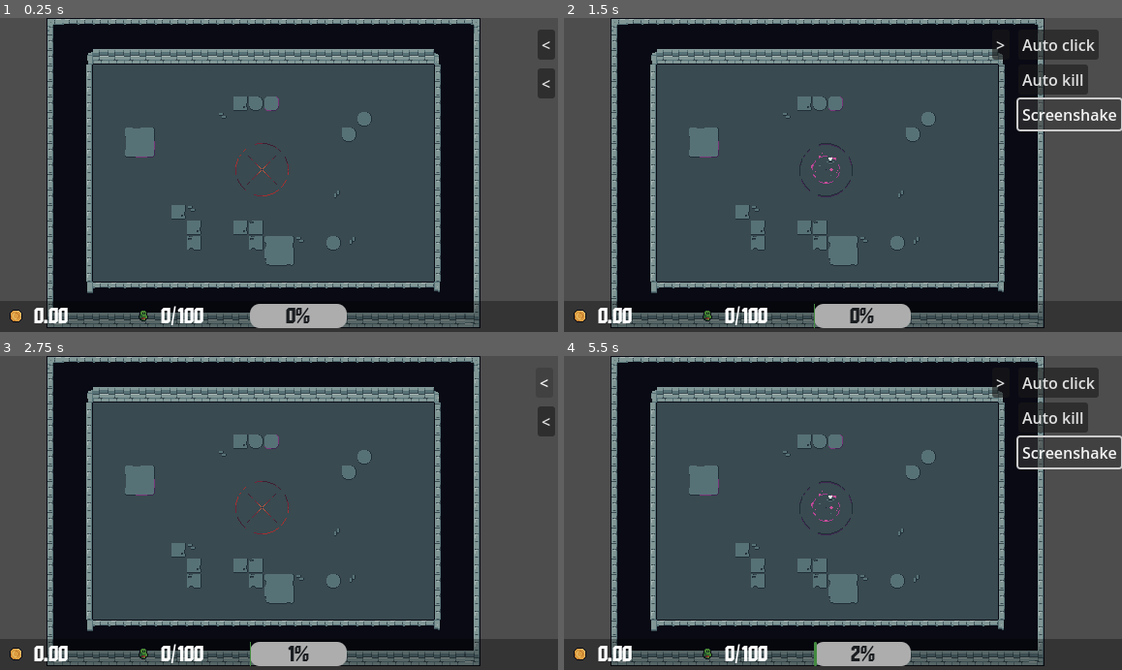
Above: before the commit, frames 1-4 (two rows, left to right).
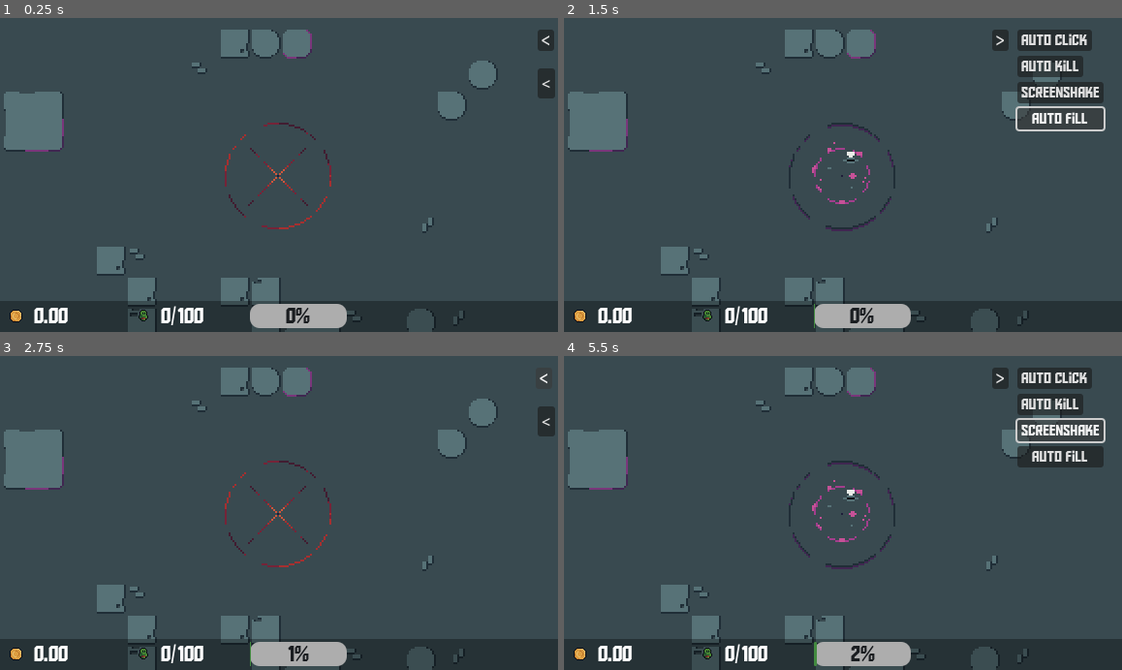
Above: after the commit, the same moments.

Repository: Jin9310/LudumDare55
Game: Godot game, scene res://NewGame/new_game.tscn
Same seed, same stepped clock (60 frames per second), same inputs: the game is played once before the commit and once after it.
Inputs (mouse positions are in pixels of both pictures, inside the frame that each line leads up to):
- Up to frame 1 (0.25 s): no input
- Up to frame 2 (1.5 s): click "<" at 0.5 s; click (1060, 118) at 1.25 s, where only the run after the commit has a clickable "Auto Fill"
- Up to frame 3 (2.75 s): click ">" at 2 s
- Up to frame 4 (5.5 s): click "<" at 2.75 s; click "Auto click" at 3.5 s; click "Auto kill" at 4.25 s; click "Screenshake" at 5 s

The runs differ from the first frame. In frame 1, 37% of the frame differs, in the area x 0-100%, y 0-100%; in frame 2, 39%; in frame 3, 37%; in frame 4, 39%.

Commit message:
new fonts, new button
new fonts applied to static upgrades
new button in static upgrades that will automatically fill pre kill all progress bar

Diff:
--- a/Scenes/spawning_area.tscn
+++ b/Scenes/spawning_area.tscn
@@ -307,7 +307,6 @@
 unique_name_in_owner = true
 rotation = 0.136136
 ignore_rotation = false
-enabled = false
 zoom = Vector2(2.2, 2.2)
 
 [node name="CameraAnim" type="AnimationPlayer" parent="Camera2D" index="0"]
--- a/UI/StaticUpgrades_ui.tscn
+++ b/UI/StaticUpgrades_ui.tscn
@@ -1,6 +1,7 @@
-[gd_scene load_steps=7 format=3 uid="uid://bt5ry8qs3tcbc"]
+[gd_scene load_steps=8 format=3 uid="uid://bt5ry8qs3tcbc"]
 
 [ext_resource type="Script" path="res://UI/StaticUpgrades_ui.gd" id="1_3mr27"]
+[ext_resource type="FontFile" uid="uid://br01odh1twpni" path="res://Fonts/aldo_the_apache/AldotheApache.ttf" id="2_265if"]
 [ext_resource type="Texture2D" uid="uid://bhko02bcilp0e" path="res://Art/SourceFiles/button_template_normal.png" id="2_a3ebx"]
 [ext_resource type="Texture2D" uid="uid://d2eqgg1ci7ubv" path="res://Art/SourceFiles/button_template_pressed.png" id="3_k5usl"]
 [ext_resource type="Texture2D" uid="uid://bdveju1gpg811" path="res://Art/SourceFiles/button_template_hover.png" id="4_ntmn0"]
@@ -33,6 +34,7 @@
 layout_mode = 2
 size_flags_horizontal = 0
 size_flags_vertical = 0
+theme_override_fonts/font = ExtResource("2_265if")
 theme_override_styles/focus = SubResource("StyleBoxEmpty_vy3yj")
 text = "<"
 
@@ -56,6 +58,7 @@
 size_flags_vertical = 0
 tooltip_text = "Automatic summoning over time
 cost: 50"
+theme_override_fonts/font = ExtResource("2_265if")
 text = "Auto click"
 
 [node name="auto_kill_btn" type="Button" parent="MarginContainer/HBoxContainer/MarginContainer/HBoxContainer/VBoxContainer"]
@@ -65,6 +68,7 @@
 size_flags_vertical = 0
 tooltip_text = "Kills minions over time
 cost: 50"
+theme_override_fonts/font = ExtResource("2_265if")
 text = "Auto kill"
 
 [node name="screenshake_btn" type="Button" parent="MarginContainer/HBoxContainer/MarginContainer/HBoxContainer/VBoxContainer"]
@@ -72,6 +76,7 @@
 size_flags_horizontal = 0
 size_flags_vertical = 0
 tooltip_text = "Turn ON/OFF screenshake"
+theme_override_fonts/font = ExtResource("2_265if")
 text = "Screenshake"
 
 [node name="a_click_btn" type="TextureButton" parent="MarginContainer/HBoxContainer/MarginContainer/HBoxContainer/VBoxContainer"]
@@ -83,6 +88,12 @@
 texture_pressed = ExtResource("3_k5usl")
 texture_hover = ExtResource("4_ntmn0")
 texture_disabled = ExtResource("5_x1vm8")
+
+[node name="auto_fill_btn" type="Button" parent="MarginContainer/HBoxContainer/MarginContainer/HBoxContainer/VBoxContainer"]
+layout_mode = 2
+tooltip_text = "Automatically fills the KILL ALL progress bar"
+theme_override_fonts/font = ExtResource("2_265if")
+text = "Auto Fill"
 
 [node name="VBoxContainer2" type="VBoxContainer" parent="MarginContainer/HBoxContainer/MarginContainer/HBoxContainer"]
 visible = false
